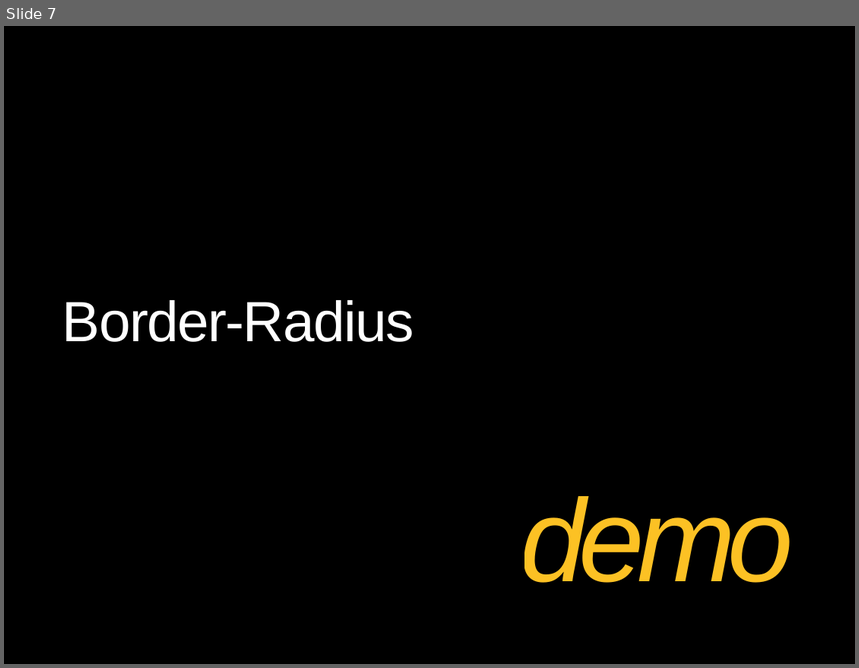
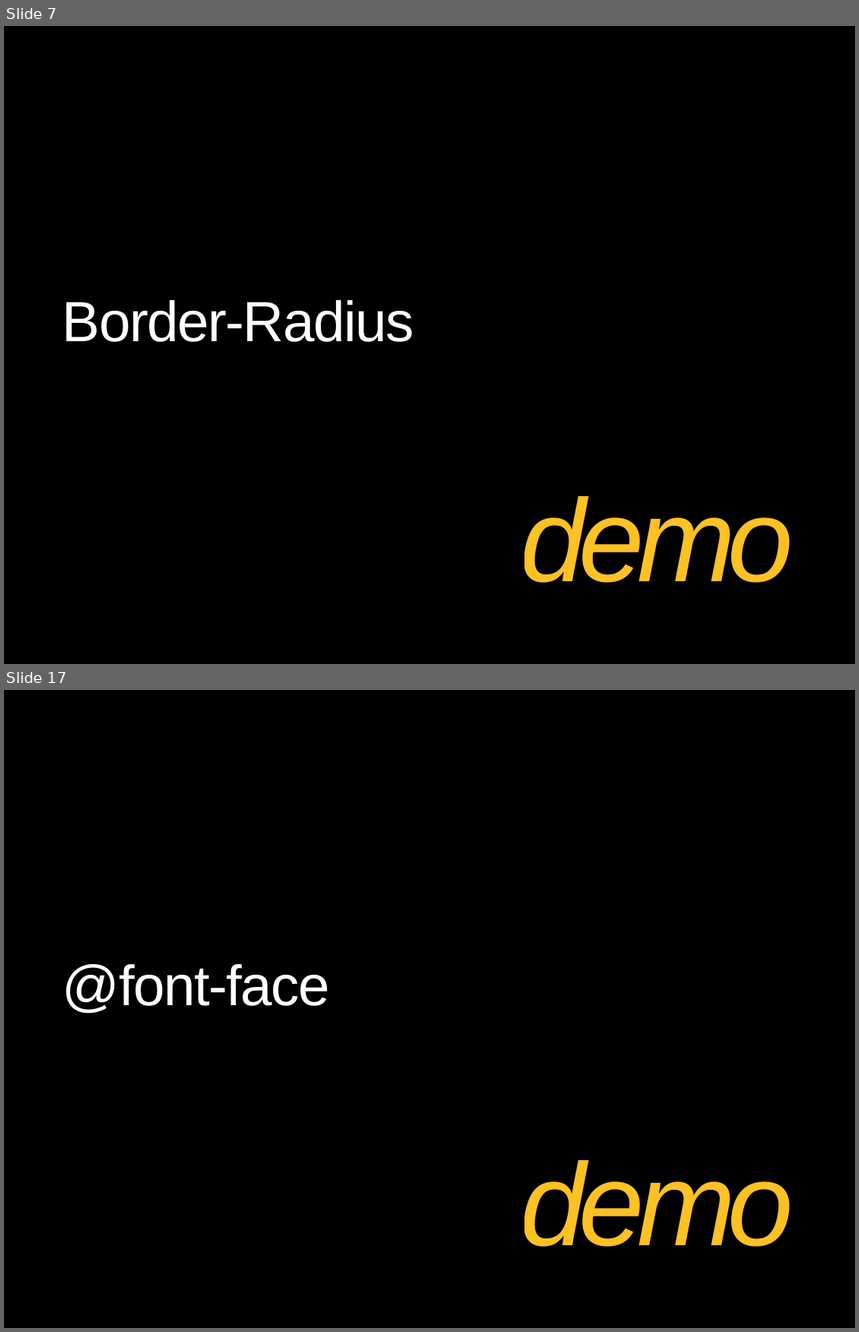
Before and after one commit to theClarkSell/HTML5-Compiler, a slide deck: 3- CSS3/CSS3.pptx. Shown one above the other, each under a label of ours: slide 7 before the commit, slides 7 and 17 after it; the slides between them are not shown. The pictures are 859x668 and 859x1332 pixels, drawn with LibreOffice and Linux fonts; fonts in the diff are those of the drawing; background and template pictures are left out. Boxes give left, top, right and bottom in pixels: in the first picture for what was removed or moved away, otherwise in the second. Text is boxed around its words. In the diff, an @@ line names an element or a change of style, - is before the commit and + after.

```diff
--- a/3- CSS3/CSS3.pptx
+++ b/3- CSS3/CSS3.pptx
@@ slide 17 added at (4, 690, 855, 1328), background picture (left out) @@
@@ title added at (63, 964, 330, 1014), 48 pt, text #FFFFFF @@
+@font-face
@@ text added at (521, 1160, 794, 1247), 100 pt, text #FFC425, italic @@
+demo
```
Also in this commit, not shown: 11 slides changed, 14 other slides added, 8 slides removed.
